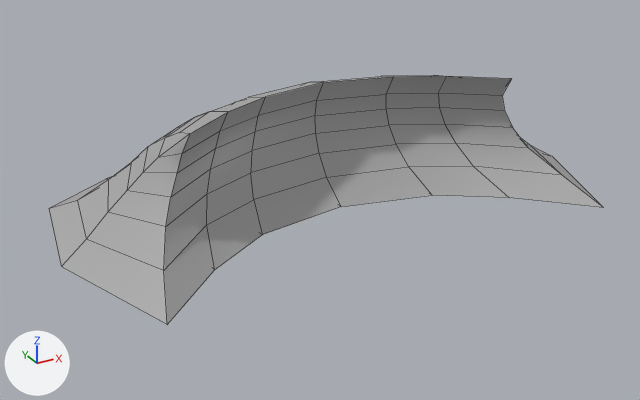
Two versions of the FBX model Assets/Models/Models_Final/Halfpipe_Lo.fbx, one commit apart.
The view is the same before and after, from a 50 mm camera at (-0.1142, -0.1931, 0.0992) aimed at (-0.0024, 0.0103, -0.0025). Arrows for +X, +Y and +Z are at lower left; the lights stay in place. Mesh edges are drawn as thin lines. Where no turn or scale is listed for an object, it has been applied to the vertices.

Before the edit, the objects in view are built like this:
```python
me_mesh = bpy.data.meshes.new('Mesh')
me_mesh.from_pydata(...)  # 110 vertices, 108 faces; spans x -0.077..0.077, y -0.033..0.065, z -0.017..0.018
me_mesh.materials.append(mat_standardsurface1)  # grey #aaaaaa
ob_halfpipe_lo = bpy.data.objects.new('Halfpipe_Lo', me_mesh)
ob_halfpipe_lo.location = (0.0, 0.0, 0.0136)
```
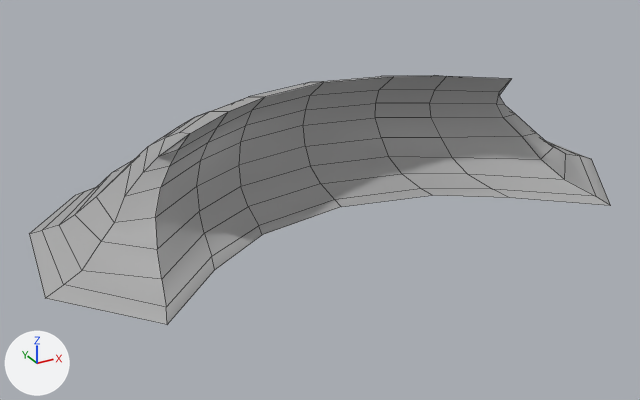
What differs and where, as boxes (x1, y1, x2, y2) in the pictures (640 x 400 px):
'Halfpipe_Lo', reshaped: before (49, 75, 604, 325); after (29, 75, 611, 325)
part 1 of me_mesh, built on: before (49, 76, 604, 270); after (29, 76, 610, 307)

What changed in the scene script:
```text
Change me_mesh:
    used by ob_halfpipe_lo; location = (0.0, 0.0, 0.0136)
    remove me_mesh.from_pydata(...)  # 110 vertices, 108 faces; spans x -0.077..0.077, y -0.033..0.065, z -0.017..0.018
    add me_mesh.from_pydata(...)  # 142 vertices, 134 faces; spans x -0.084..0.089, y -0.033..0.065, z -0.017..0.018
    me_mesh part 1
    2 vertices are removed from x -0.065..-0.051, y 0.035..0.054, z -0.016..-0.012
    33 faces are deleted
    5 vertices in x -0.052..0.037, y -0.007..0.013, z 0.002 move by (0.0, 0.007, 0.0)
    3 vertices in x -0.048..0.034, y -0.005..0.006, z 0.011 move by (0.0, 0.002, 0.001)
    3 vertices in x -0.05..0.035, y -0.005..0.006, z 0.007 move by (0.0, 0.005, 0.0)
    3 vertices in x -0.02..0.05, y -0.005..0.012, z 0.007..0.011 move by (0.0, 0.004, 0.001)
    3 vertices in x -0.021..0.021, y 0.013..0.017, z 0.007 move by (0.0, 0.006, 0.0)
    38 vertices move from x -0.077..0.077, y -0.033..0.044, z -0.017..0.011 to x -0.084..0.089, y -0.033..0.04, z -0.017..0.012
    34 vertices are added at x -0.077..0.086, y -0.017..0.061, z -0.017..-0.004
    59 new faces join them
```
